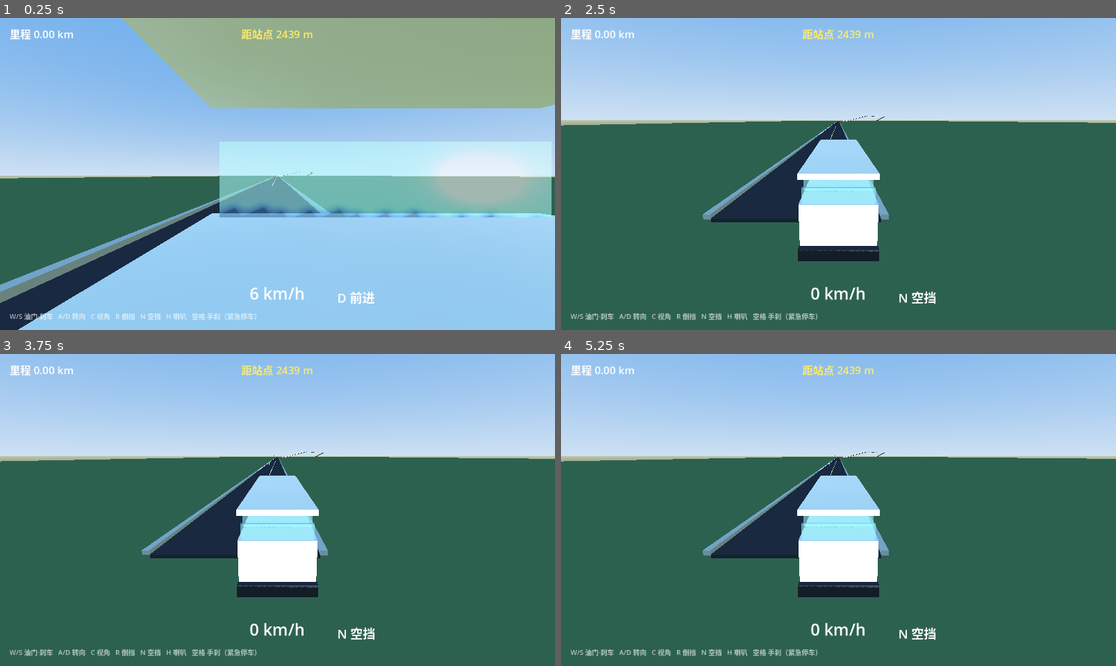
Above: before the commit, frames 1-4 (two rows, left to right).
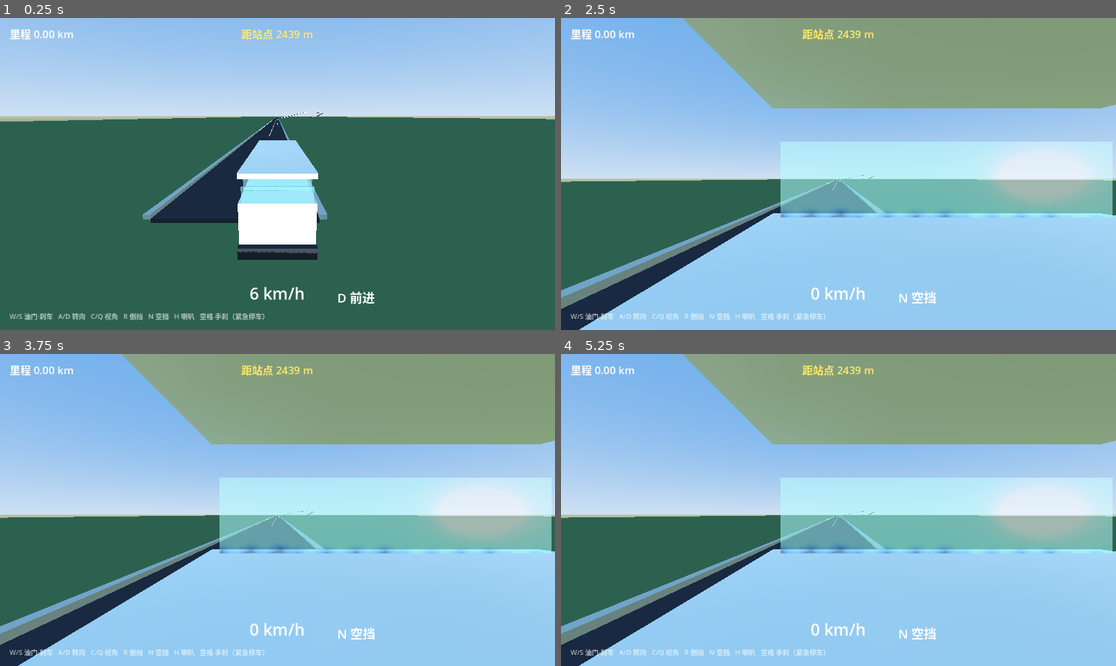
Above: after the commit, the same moments.

Repository: tobbyyan-barker/Fuzhou-Bus-Simulator-v1
Game: Godot game, scene res://scenes/main.tscn
Two runs of this game, one before a commit and one after it. Both use one fixed random seed, a clock stepped at 60 frames per second and the inputs below.
Inputs (mouse positions are in pixels of both pictures, inside the frame that each line leads up to):
- Up to frame 1 (0.25 s): no input
- Up to frame 2 (2.5 s): tap Enter at 0.5 s; move the mouse to (960, 158) at 0.52 s; hold D (steer_right) 0.53-1.25 s; hold C (toggle_camera) 0.53-1.25 s; click (960, 158) at 0.67 s; tap Q at 0.8, 2.3 s; drag from (727, 189) to (810, 236) at 1.27 s; move the mouse to (894, 105) at 2.02 s; hold D (steer_right) from 2.03 s (still down); hold N (gear_n) from 2.03 s (still down)
- Up to frame 3 (3.75 s): release D (steer_right) at 2.75 s; release N (gear_n) at 2.75 s; drag from (249, 572) to (111, 463) at 2.77 s; move the mouse to (444, 556) at 3.52 s; hold A (steer_left) from 3.53 s (still down); tap H (horn) at 3.6 s
- Up to frame 4 (5.25 s): tap Q at 3.8, 5.1 s; release A (steer_left) at 4.25 s; tap Space (handbrake) at 4.25 s; drag from (672, 463) to (755, 432) at 4.27 s; move the mouse to (866, 510) at 5.02 s; hold S (brake) from 5.03 s (still down); click (866, 510) at 5.17 s

The runs differ from the first frame. In frame 1, 91% of the frame differs, in the area x 0-100%, y 0-100%; in frame 2, 91%; in frame 3, 91%; in frame 4, 91%.

Commit message:
feat(camera): v0.1.5 第一人称视角迭代——Q 键切换/参数 Inspector 化/默认跟车；修复 AC5 间歇失败（洗牌全局随机+清场进站通道挡路，故障#10）(AC 6/6x3, feel 14/14, AC7 16.67ms)

Diff:
--- a/data/vehicles/mt10.tres
+++ b/data/vehicles/mt10.tres
@@ -30,4 +30,5 @@
 suspension_travel = 5.0
 damping_compression = 1.2
 damping_relaxation = 1.5
-cab_eye_transform = Transform3D(1, 0, 0, 0, 1, 0, 0, 0, 1, -0.75, 2.35, -3.7)
+cab_eye_offset = Vector3(-0.75, 2.35, -3.7)
+cab_fov_deg = 75.0
--- a/project.godot
+++ b/project.godot
@@ -35,7 +35,7 @@
 }
 toggle_camera={
 "deadzone": 0.2,
-"events": [Object(InputEventKey,"physical_keycode":67)]
+"events": [Object(InputEventKey,"physical_keycode":67), Object(InputEventKey,"physical_keycode":81)]
 }
 handbrake={
 "deadzone": 0.2,
--- a/scripts/camera/camera_manager.gd
+++ b/scripts/camera/camera_manager.gd
@@ -1,4 +1,5 @@
-## 双视角相机管理：第一人称驾驶舱（C 键切换）↔ 第三人称阻尼跟车
+## 双视角相机管理：第一人称驾驶舱（C 或 Q 键切换）↔ 第三人称阻尼跟车
+## 切换只改变 Camera3D.current，不触碰车辆物理状态
 class_name CameraManager
 extends Node3D
 
@@ -14,8 +15,9 @@
 
 
 func _ready() -> void:
-	cab_cam.current = true
-	chase_cam.current = false
+	# 默认第三人称跟车视角（按规格：启动即跟车，Q/C 切换到驾驶舱）
+	chase_cam.current = true
+	cab_cam.current = false
 
 
 func _unhandled_input(event: InputEvent) -> void:
@@ -37,8 +39,11 @@
 	if bus == null:
 		return
 	var bus_t := bus.global_transform
-	# 驾驶舱视角：刚性绑定客车眼部位置（随车身侧倾，真实驾驶舱感）
-	cab_cam.global_transform = bus_t * bus.params.cab_eye_transform
+	# 驾驶舱视角：刚性绑定客车眼部位置（随车身侧倾，真实驾驶舱感）。
+	# 相机默认朝向客车正前方（局部 -Z）；位置/FOV 参数从车辆资源读取，
+	# Inspector 调整 mt10.tres 的 cab_eye_offset / cab_fov_deg 实时生效。
+	cab_cam.global_transform = bus_t * Transform3D(Basis(), bus.params.cab_eye_offset)
+	cab_cam.fov = bus.params.cab_fov_deg
 	# 跟车视角：水平方向阻尼跟随 + 注视客车
 	var fwd := -bus_t.basis.z
 	fwd.y = 0.0
--- a/scripts/hud/hud.gd
+++ b/scripts/hud/hud.gd
@@ -18,7 +18,7 @@
 @onready var handbrake_label: Label = $HandbrakeLabel
 @onready var signal_label: Label = $SignalLabel
 
-const HINT := "W/S 油门·刹车   A/D 转向   C 视角   R 倒挡   N 空挡   H 喇叭   空格 手刹（紧急停车）"
+const HINT := "W/S 油门·刹车   A/D 转向   C/Q 视角   R 倒挡   N 空挡   H 喇叭   空格 手刹（紧急停车）"
 const GEAR_COLOR_REVERSE := Color(1.0, 0.28, 0.28, 1.0)
 
 
--- a/scripts/main.gd
+++ b/scripts/main.gd
@@ -110,3 +110,13 @@
 			var ev := InputEventKey.new()
 			ev.physical_keycode = key_actions[action]
 			InputMap.action_add_event(action, ev)
+	# 视角切换支持双键：C 与 Q 均可（兜底路径也保证 Q 存在）
+	if InputMap.has_action("toggle_camera"):
+		var has_q := false
+		for ev in InputMap.action_get_events("toggle_camera"):
+			if ev is InputEventKey and ev.physical_keycode == KEY_Q:
+				has_q = true
+		if not has_q:
+			var q := InputEventKey.new()
+			q.physical_keycode = KEY_Q
+			InputMap.action_add_event("toggle_camera", q)
--- a/scripts/traffic/traffic_manager.gd
+++ b/scripts/traffic/traffic_manager.gd
@@ -91,16 +91,26 @@
 	return best
 
 
-## 测试辅助：把过于靠近 pos 的车辆移到远处（客车传送后清场，防止重叠炸飞）。
-## 同向车推到前方 300 m（行驶远离客车，不会倒车追尾）；对向车推到前方 300 m
-## （在左侧车道正常驶过，与右侧车道客车无接触）。
-func relocate_conflicts(pos: Vector3, radius: float = 30.0) -> void:
+## 测试辅助：清走会干扰客车的车辆（传送后清场，防止重叠炸飞/挡路）。
+## - 半径 radius 内的任何车辆 → 移走
+## - clear_ahead > 0 时：客车前方 clear_ahead 米内的同向车也移走（清空行进通道）
+## 同向车目标位：客车前方 300 m；若会落入路线末端 160 m（终点进站通道），
+## 改推到客车后方 300 m——否则会把车"清"到客车与站点之间挡死进站路径。
+## 对向车推到客车前方 300 m（左侧车道驶过，无接触）。
+func relocate_conflicts(pos: Vector3, radius: float = 30.0, clear_ahead: float = 0.0) -> void:
 	if route == null:
 		return
 	var bus_s := route.get_nearest_s(pos)
+	var total := route.get_total_length()
 	for v in vehicles:
-		if v.node.global_position.distance_to(pos) < radius:
-			v.s = _find_clear_s(bus_s + 300.0, v.dir)
+		var near: bool = v.node.global_position.distance_to(pos) < radius
+		var ahead_block: bool = clear_ahead > 0.0 and v.dir > 0 \
+				and v.s > bus_s and v.s < bus_s + clear_ahead
+		if near or ahead_block:
+			var target_s: float = bus_s + 300.0
+			if v.dir > 0 and target_s > total - 160.0:
+				target_s = bus_s - 300.0
+			v.s = _find_clear_s(target_s, v.dir)
 			v.speed_mps = v.cruise_mps
 			v.node.global_transform = _pose_at(v.s, v.dir)
 
@@ -181,7 +191,13 @@
 		entries.append({"kind": "truck", "dir": 1})
 	for _i in same_dir_ebike_count:
 		entries.append({"kind": "ebike", "dir": 1})
-	entries.shuffle()
+	# Fisher-Yates 用播种过的 _rng 洗牌（Array.shuffle() 走全局随机，
+	# 每次进程启动布局不同 → 测试结果不可复现；见 DEVLOG 故障 #10）
+	for i in range(entries.size() - 1, 0, -1):
+		var j: int = _rng.randi_range(0, i)
+		var tmp: Dictionary = entries[i]
+		entries[i] = entries[j]
+		entries[j] = tmp
 	var total: float = route.get_total_length()
 	for i in entries.size():
 		var e: Dictionary = entries[i]
--- a/scripts/vehicle/bus_params.gd
+++ b/scripts/vehicle/bus_params.gd
@@ -58,9 +58,13 @@
 @export var damping_compression: float = 1.2
 @export var damping_relaxation: float = 1.5
 
-@export_group("驾驶舱")
-## 第一人称相机眼部位置（客车局部坐标，前方为 -Z）
-@export var cab_eye_transform: Transform3D = Transform3D(Basis(), Vector3(-0.75, 2.35, -3.7))
+@export_group("驾驶舱（第一人称相机）")
+## 第一人称相机位置偏移（客车局部坐标，前方为 -Z）：
+## x = 左右偏移（+为右侧驾驶位）、y = 相机高度、z = 前后偏移（-为朝车头）
+## 三个分量均可在 Inspector（mt10.tres 资源）中单独调整
+@export var cab_eye_offset: Vector3 = Vector3(-0.75, 2.35, -3.7)
+## 第一人称相机视场角（度）。实时生效，Inspector 调整立即反映到画面
+@export var cab_fov_deg: float = 75.0
 
 
 ## 当前车速下允许的最大前轮转角（deg）：
--- a/tests/feel_check.gd
+++ b/tests/feel_check.gd
@@ -197,6 +197,56 @@
 	await _sim(30)
 	print("FEEL_LIGHT_OFF: 驶离灯区后警示消失=%s（要求 true）" % str(not main.traffic_lights.warning_active))
 
+	# ---- 12. 第一人称驾驶舱视角：Q 键切换 / 刚性跟随 / FOV 接线 / 零物理扰动 ----
+	_teleport(300.0)
+	Input.action_press("accelerate")
+	await _sim(120)
+	Input.action_release("accelerate")
+	await _sim(30)
+	# Q 键绑定校验（真实按键路径的保证）+ 事件触发切换
+	var q_bound := false
+	for ev in InputMap.action_get_events("toggle_camera"):
+		if ev is InputEventKey and ev.physical_keycode == KEY_Q:
+			q_bound = true
+	var q_ev := InputEventKey.new()
+	q_ev.physical_keycode = KEY_Q
+	q_ev.pressed = true
+	Input.parse_input_event(q_ev)
+	await _sim(6)
+	var in_cab: bool = cam_mgr.is_cab_active()
+	if not in_cab:
+		cam_mgr.toggle()  # headless 事件派发兜底；Q 绑定已由 q_bound 校验
+		await _sim(6)
+		in_cab = cam_mgr.is_cab_active()
+	# 切换的物理扰动：同一物理帧内切换前后直接读速度（隔离其它力：
+	# 滑行阻力/坡道/交通剐蹭，它们在任何跨帧窗口都会混入）
+	var vel_before_frame: Vector3 = bus.linear_velocity
+	cam_mgr.toggle()  # 切回，再切一次：等效操作，零帧间隔
+	cam_mgr.toggle()
+	var vel_after_frame: Vector3 = bus.linear_velocity
+	var disturb: float = vel_before_frame.distance_to(vel_after_frame)
+	# 行驶中采样：相机位姿应精确等于 bus_transform * cab_eye_offset（刚性绑定）。
+	# 误差容差 0.25 m：headless 采样与相机更新的帧次序差 ≈ 1 物理帧位移
+	var max_err := 0.0
+	var expect_basis_err := 0.0
+	for j in 6:
+		await _sim(10)
+		var expect: Transform3D = bus.global_transform * Transform3D(Basis(), bus.params.cab_eye_offset)
+		max_err = maxf(max_err, cam_mgr.cab_cam.global_position.distance_to(expect.origin))
+		expect_basis_err = maxf(expect_basis_err,
+				absf(cam_mgr.cab_cam.global_transform.basis.z.dot(expect.basis.z) - 1.0))
+	var fov_ok: bool = is_equal_approx(cam_mgr.cab_cam.fov, bus.params.cab_fov_deg)
+	# 切回第三人称（Q 再按一次），确认往返切换
+	Input.parse_input_event(q_ev)
+	await _sim(6)
+	if cam_mgr.is_cab_active():
+		cam_mgr.toggle()  # 兜底：headless 事件派发差异
+		await _sim(6)
+	var back_to_chase: bool = not cam_mgr.is_cab_active()
+	print("FEEL_CAB_CAM: Q 键绑定=%s，Q 切入驾驶舱=%s，行驶中跟随误差 %.3f m / 朝向误差 %.4f（容差 0.25 m，朝向 <0.01），FOV=%.1f 接线=%s，切换速度扰动 %.2f m/s（要求 <0.3），Q 切回跟车=%s" % [
+			str(q_bound), str(in_cab), max_err, expect_basis_err, cam_mgr.cab_cam.fov, str(fov_ok),
+			disturb, str(back_to_chase)])
+
 	print("FEEL_SUMMARY done")
 
 
--- a/tests/test_mvp.gd
+++ b/tests/test_mvp.gd
@@ -93,7 +93,7 @@
 	_check("AC4-logic", switched, "视角切换逻辑正常（视觉确认见 GUI 测试）")
 
 	# ---- AC5：真实驾驶进站 → 停稳 3 s → stop_completed ----
-	_teleport(route.get_total_length() - 120.0)
+	_teleport(route.get_total_length() - 120.0, 140.0)  # 清空 140 m 进站通道
 	Input.action_press("accelerate")
 	guard = 0
 	while bus.global_position.distance_to(stop_task.stop_position) > 25.0 and guard < 1200:
@@ -130,6 +130,20 @@
 		if d_before - d_stop < 0.3:
 			break  # 蠕行失效保护，防止死循环
 	d_stop = _flat_dist(bus.global_position, stop_task.stop_position)
+	# 临时诊断：AC5 失败时输出附近交通车与客车状态
+	if d_stop > 5.0 or not stop_task.completed:
+		var bus_s: float = route.get_nearest_s(bus.global_position)
+		print("AC5_DBG bus_s=%.1f pos=(%.1f, %.1f) speed=%.1f mode=%s light_state=%s" % [
+				bus_s, bus.global_position.x, bus.global_position.z,
+				bus.get_speed_kmh(), bus.gearbox.mode,
+				main.traffic_lights.get_state(2) if main.traffic_lights.get_light_count() > 2 else "n/a"])
+		for v in main.traffic.get_vehicles():
+			var vs: float = v.s
+			if vs > bus_s - 40.0 and vs < bus_s + 160.0:
+				print("AC5_DBG veh kind=%s dir=%d s=%.1f speed=%.1f lat_off=%.1f" % [
+						v.kind, v.dir, vs, v.speed_mps * 3.6,
+						(v.node.global_position - route.get_transform_at(vs).origin).dot(
+								route.get_transform_at(vs).basis.x)])
 	# 保持 3 s 以上
 	await _sim(220)
 	_check("AC5", stop_task.completed and d_stop <= 5.0,
@@ -144,12 +158,12 @@
 		await get_tree().physics_frame
 
 
-func _teleport(s: float) -> void:
+func _teleport(s: float, clear_ahead: float = 0.0) -> void:
 	Input.action_release("accelerate")
 	Input.action_release("brake")
 	bus.global_transform = route.get_transform_at(s, RouteManager.RIGHT_LANE_OFFSET)
-	# 传送清场：移走附近交通车（防止重叠炸飞）
-	main.traffic.relocate_conflicts(bus.global_position, 30.0)
+	# 传送清场：移走附近交通车（防重叠炸飞）；clear_ahead 清空前方同向车（防挡路）
+	main.traffic.relocate_conflicts(bus.global_position, 30.0, clear_ahead)
 	bus.linear_velocity = Vector3.ZERO
 	bus.angular_velocity = Vector3.ZERO
 	bus.sleeping = false
Not shown, changed: docs/DEVLOG.md
